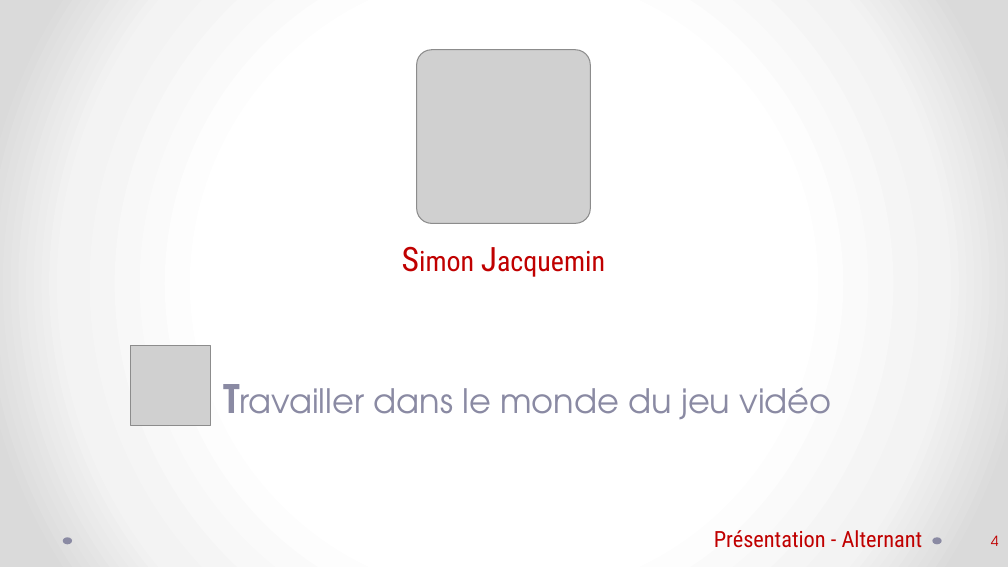
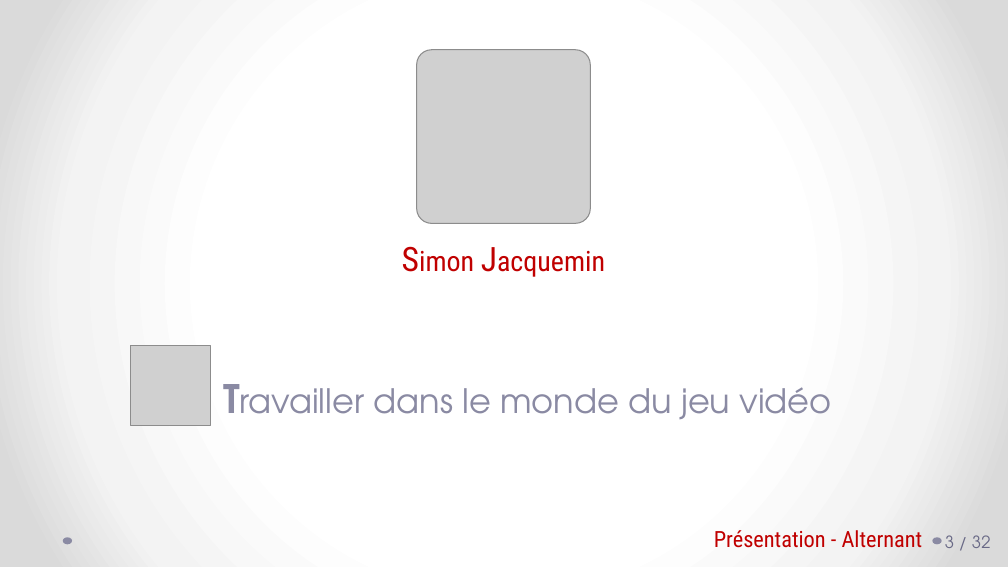
Before and after one commit to Mekiis/LP, a slide deck: slide 4 of BreakFirst - Rapport.pptx. Drawn at 1008x567 pixels with LibreOffice and Linux fonts; fonts in the diff are those of the drawing; grey boxes stand for pictures. Boxes give left, top, right and bottom in pixels: in the first picture for what was removed or moved away, otherwise in the second. Text is boxed around its words. In the diff, an @@ line names an element or a change of style, - is before the commit and + after.

```diff
--- a/BreakFirst - Rapport.pptx
+++ b/BreakFirst - Rapport.pptx
@@ page number added at (945, 535, 991, 548), 12 pt, text #696986 @@
+3 / 32
@@ page number removed at (991, 535, 999, 546) @@
-4
```
Also in this commit, not shown: 20 other slides changed, 13 slides added, 7 slides removed.
